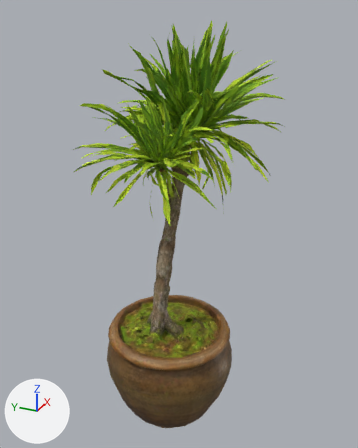
An edit to the glTF model assets/w3dracaena.glb, drawn before and after from the same camera.
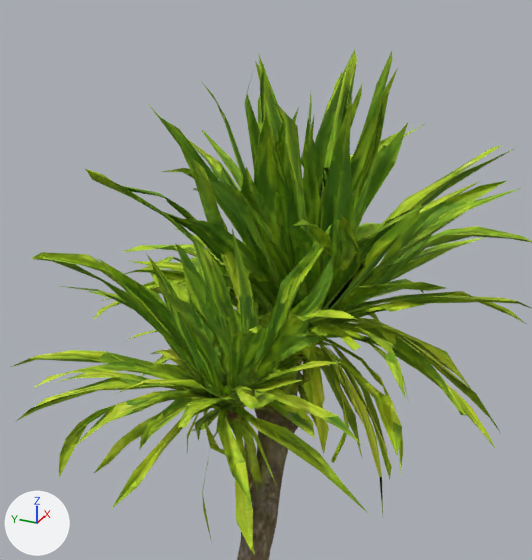
The first picture shows the older version from a 50 mm lens placed at (-1.633, -0.716, 1.573), pointed at (-0.004, 0.017, 0.758). The close-ups show the older and then the newer version on the part from 19% to 79% of the width and 0% to 51% of the height of that picture. Only the edits that show in the close-ups are written down. Arrows for +X, +Y and +Z are at lower left; the lights stay in place. Where no turn or scale is listed for an object, it has been applied to the vertices.

Names of what the first close-up shows: 'output_unwrapped'.
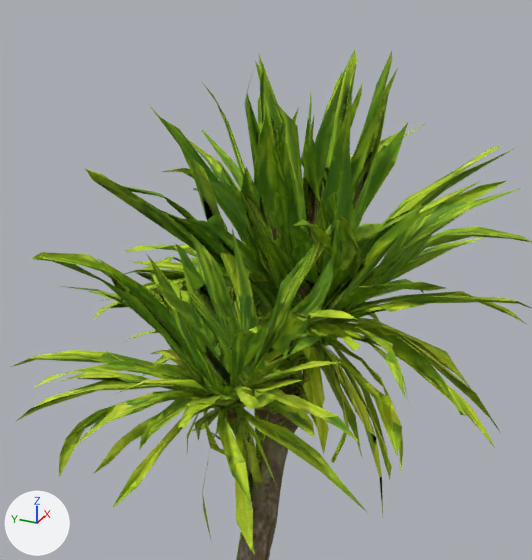
What the commit changed:
Mesh me_w3dracaena_far is new.
It has 727 vertices, 1642 faces and spans x -0.384..0.384, y -0.312..0.312, z -0.725..0.725.
It uses material mat_bakedmaterial.
Object 'w3dracaena_far' (ob_w3dracaena_far) is new; it shows me_w3dracaena_far.
Its location is (-0.017, 0.041, 0.726).

Changed parts and their boxes (x1, y1, x2, y2) in the close-ups (532 x 560 px):
'w3dracaena_far', added: after (69, 87, 478, 560)
